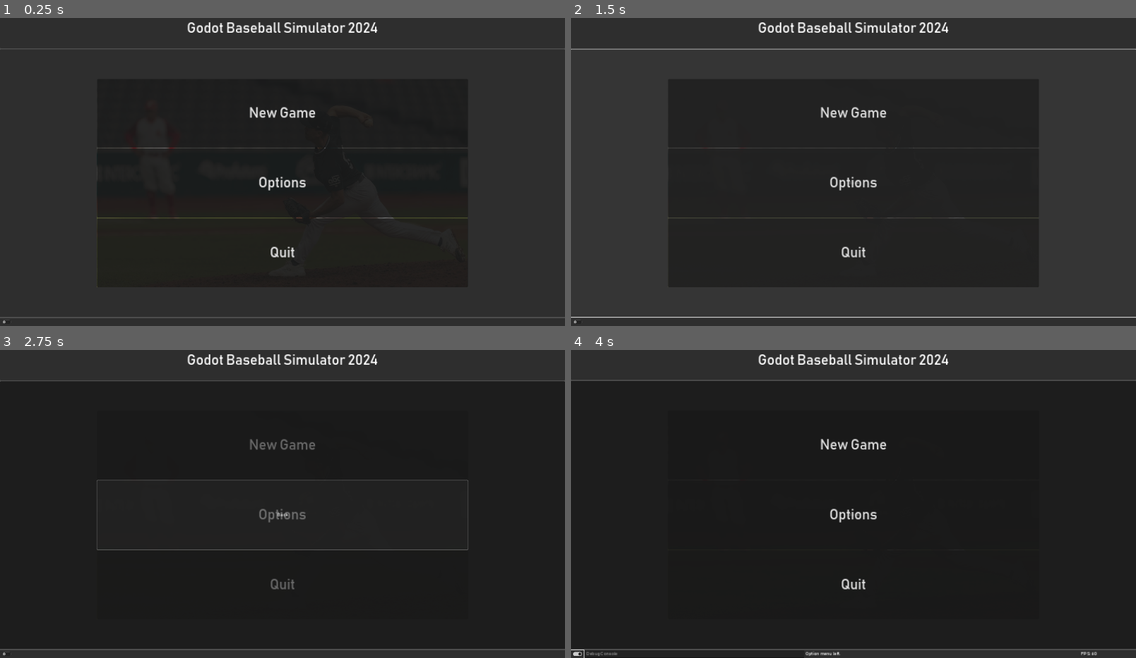
Above: before the commit, frames 1-4 (two rows, left to right).
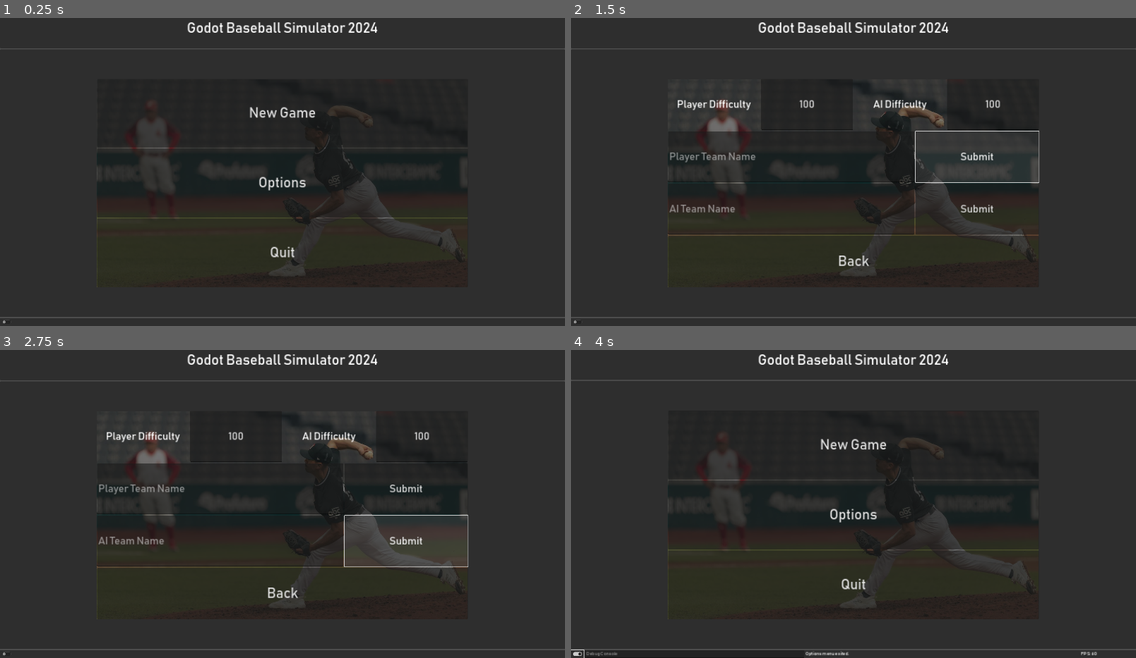
Above: after the commit, the same moments.

Repository: HardieParham/GodotBaseballSim
Game: Godot game, scene res://Source/MainPortal/main_portal.tscn
Two runs of this game, one before a commit and one after it. Both use one fixed random seed, a clock stepped at 60 frames per second and the inputs below.
Inputs (mouse positions are in pixels of both pictures, inside the frame that each line leads up to):
- Up to frame 1 (0.25 s): no input
- Up to frame 2 (1.5 s): click "Options" at 0.5 s; click (977, 156) at 1.25 s, where only the run after the commit has a clickable "Submit"
- Up to frame 3 (2.75 s): click (406, 540) at 2 s, where only the run after the commit has a clickable "Submit"
- Up to frame 4 (4 s): click "Back" at 2.75 s; click (576, 654) at 3.5 s

The runs differ from the first frame. In frame 2, 4.5% of the frame differs, in the area x 0-100%, y 10-98%; in frame 3, 10%, in the area x 17-83%, y 19-88%; in frame 4, 3.9%.

Commit message:
0.0.0.1 Menu Switch Fix

Diff:
--- a/Source/MainPortal/main_portal.gd
+++ b/Source/MainPortal/main_portal.gd
@@ -1,71 +1,47 @@
 class_name MainPortal
 extends Control
 
-#signal content_scene_changed(new_path)
 
 static var debug_text : String = ""
 static var content_scene : String = "res://Source/Menus/MainMenu/main_menu.tscn"
 static var DEBUG : bool = false
 
-#static var debt: int:
-	#get:
-		#return debt
-	#set(value):
-		#debt = -value
 
-
-#@onready var debug_toggle : CheckButton = $VBoxContainer/FooterContainer/HBoxContainer/DebugToggle
 @onready var debug_input : LineEdit = $VBoxContainer/FooterContainer/HBoxContainer/DebugInput
 @onready var debug_label : Label = $VBoxContainer/FooterContainer/HBoxContainer/DebugLabel
 @onready var fps_label : Label = $VBoxContainer/FooterContainer/HBoxContainer/FpsLabel
 
 
 @onready var main_container : Container = $VBoxContainer/MainContainer
-#@onready var _content_scene: String = "res://Source/Menus/MainMenu/main_menu.tscn"
 @onready var last_scene = ""
 
 
-# Called when the node enters the scene tree for the first time.
 func _ready() -> void:
-	change_scene(content_scene)
+	Signals.ConnectMenu.connect(self.change_scene)
+	var new_node : Node = load("res://Source/Menus/MainMenu/main_menu.tscn").instantiate()
+	Signals.ConnectMenu.emit(new_node)
 
 
-# Called every frame. 'delta' is the elapsed time since the previous frame.
 func _process(_delta : float) -> void:
-	if content_scene != last_scene:
-		change_scene(content_scene)
-
 	if DEBUG == true:
 		var fps_float: float = Engine.get_frames_per_second()
 		fps_label.text = "FPS: " + str(fps_float)
 		debug_label.text = debug_text
-	last_scene = content_scene
 
 
 func deprint(new_text : String) -> void:
 	debug_text = new_text
-	#debug_label.text = debug_text
 
 
-func change_scene(scene_name : String) -> void:
-	print("Last Scene: " + last_scene)
+func change_scene(new_node : Node) -> void:
+	if main_container.get_children() != null:
+		for index in main_container.get_children():
+			main_container.remove_child(index)
+	main_container.add_child(new_node)
 
-	#if main_container.has_node(last_scene):
-	#var remove_node : Node = get_node(last_scene)
-	#main_container.remove_child(remove_node)
-
-	#last_scene = last_scene.erase(0, 28)
-	#print(last_scene)
-	#var last_node = get_node(last_scene)
-	#print(last_node)
-	#main_container.remove_child(last_node)
-
-	var new_scene : Node = load(scene_name).instantiate()
-	main_container.add_child(new_scene)
 
 
 func _on_debug_toggle_toggled(toggled_on : bool) -> void:
-	Poop.counter += 1
 	if toggled_on == true:
 		DEBUG = true
 		$VBoxContainer/FooterContainer/HBoxContainer/DebugInput.visible = true
--- a/Source/Menus/MainMenu/main_menu.gd
+++ b/Source/Menus/MainMenu/main_menu.gd
@@ -22,7 +22,8 @@
 
 func _on_btn_options_pressed() -> void:
 	MainPortal.debug_text = "Opened options menu."
-	MainPortal.content_scene = "res://Source/Menus/Options/option_menu.tscn"
+	var new_node = load("res://Source/Menus/Options/option_menu.tscn").instantiate()
+	Signals.ConnectMenu.emit(new_node)
 
 
 func _on_btn_quit_pressed() -> void:
--- a/Source/Menus/Options/option_menu.gd
+++ b/Source/Menus/Options/option_menu.gd
@@ -13,6 +13,7 @@
 	pass
 
 
-func _on_button_pressed():
-	MainPortal.debug_text = "Option menu left."
-	MainPortal.content_scene = "res://Source/Menus/MainMenu/main_menu.tscn"
+func _on_btn_back_pressed():
+	MainPortal.debug_text = "Options menu exited."
+	var new_node = load("res://Source/Menus/MainMenu/main_menu.tscn").instantiate()
+	Signals.ConnectMenu.emit(new_node)
--- a/Source/Menus/Options/option_menu.tscn
+++ b/Source/Menus/Options/option_menu.tscn
@@ -12,14 +12,107 @@
 grow_vertical = 2
 script = ExtResource("1_m74ux")
 
-[node name="Button" type="Button" parent="."]
+[node name="MarginContainer" type="MarginContainer" parent="."]
 layout_mode = 1
 anchors_preset = 15
 anchor_right = 1.0
 anchor_bottom = 1.0
 grow_horizontal = 2
 grow_vertical = 2
-text = "Back
-"
+theme_override_constants/margin_left = 330
+theme_override_constants/margin_top = 101
+theme_override_constants/margin_right = 330
+theme_override_constants/margin_bottom = 101
 
-[connection signal="pressed" from="Button" to="." method="_on_button_pressed"]
+[node name="VBoxContainer" type="VBoxContainer" parent="MarginContainer"]
+layout_mode = 2
+
+[node name="HBoxContainer3" type="HBoxContainer" parent="MarginContainer/VBoxContainer"]
+layout_mode = 2
+size_flags_vertical = 3
+
+[node name="HBoxContainer" type="HBoxContainer" parent="MarginContainer/VBoxContainer/HBoxContainer3"]
+layout_mode = 2
+size_flags_horizontal = 3
+
+[node name="Label" type="Label" parent="MarginContainer/VBoxContainer/HBoxContainer3/HBoxContainer"]
+layout_mode = 2
+size_flags_horizontal = 3
+size_flags_vertical = 1
+size_flags_stretch_ratio = 2.0
+theme_override_font_sizes/font_size = 36
+text = "Player Difficulty"
+horizontal_alignment = 1
+vertical_alignment = 1
+
+[node name="LineEdit" type="LineEdit" parent="MarginContainer/VBoxContainer/HBoxContainer3/HBoxContainer"]
+layout_mode = 2
+size_flags_horizontal = 3
+size_flags_stretch_ratio = 2.0
+theme_override_font_sizes/font_size = 36
+text = "100"
+alignment = 1
+
+[node name="HBoxContainer2" type="HBoxContainer" parent="MarginContainer/VBoxContainer/HBoxContainer3"]
+layout_mode = 2
+size_flags_horizontal = 3
+
+[node name="Label" type="Label" parent="MarginContainer/VBoxContainer/HBoxContainer3/HBoxContainer2"]
+layout_mode = 2
+size_flags_horizontal = 3
+size_flags_vertical = 1
+size_flags_stretch_ratio = 2.0
+theme_override_font_sizes/font_size = 36
+text = "AI Difficulty"
+horizontal_alignment = 1
+vertical_alignment = 1
+
+[node name="LineEdit" type="LineEdit" parent="MarginContainer/VBoxContainer/HBoxContainer3/HBoxContainer2"]
+layout_mode = 2
+size_flags_horizontal = 3
+size_flags_stretch_ratio = 2.0
+theme_override_font_sizes/font_size = 36
+text = "100"
+alignment = 1
+
+[node name="HBoxContainer" type="HBoxContainer" parent="MarginContainer/VBoxContainer"]
+layout_mode = 2
+size_flags_vertical = 3
+
+[node name="LineEdit" type="LineEdit" parent="MarginContainer/VBoxContainer/HBoxContainer"]
+layout_mode = 2
+size_flags_horizontal = 3
+size_flags_stretch_ratio = 2.0
+theme_override_font_sizes/font_size = 36
+placeholder_text = "Player Team Name"
+
+[node name="BtnEdit1" type="Button" parent="MarginContainer/VBoxContainer/HBoxContainer"]
+layout_mode = 2
+size_flags_horizontal = 3
+theme_override_font_sizes/font_size = 36
+text = "Submit"
+
+[node name="HBoxContainer2" type="HBoxContainer" parent="MarginContainer/VBoxContainer"]
+layout_mode = 2
+size_flags_vertical = 3
+
+[node name="LineEdit" type="LineEdit" parent="MarginContainer/VBoxContainer/HBoxContainer2"]
+layout_mode = 2
+size_flags_horizontal = 3
+size_flags_stretch_ratio = 2.0
+theme_override_font_sizes/font_size = 36
+placeholder_text = "AI Team Name"
+
+[node name="BtnEdit2" type="Button" parent="MarginContainer/VBoxContainer/HBoxContainer2"]
+layout_mode = 2
+size_flags_horizontal = 3
+theme_override_font_sizes/font_size = 36
+text = "Submit"
+
+[node name="BtnBack" type="Button" parent="MarginContainer/VBoxContainer"]
+layout_mode = 2
+size_flags_vertical = 3
+theme_override_font_sizes/font_size = 48
+text = "Back"
+
+[connection signal="pressed" from="MarginContainer/VBoxContainer/BtnBack" to="." method="_on_btn_back_pressed"]
--- /dev/null
+++ b/Source/Singletons/signals.gd
@@ -0,0 +1,3 @@
+extends Node
+
+signal ConnectMenu
--- a/Source/poop.gd
+++ /dev/null
@@ -1,8 +0,0 @@
-extends Node
-
-@export var counter : int = 0
-
-
-# Called when the node enters the scene tree for the first time.
-func _ready():
-	print("Did this work?")
--- a/project.godot
+++ b/project.godot
@@ -21,7 +21,7 @@
 
 [autoload]
 
-Poop="*res://Source/poop.gd"
+Signals="*res://Source/Singletons/signals.gd"
 
 [display]
 
